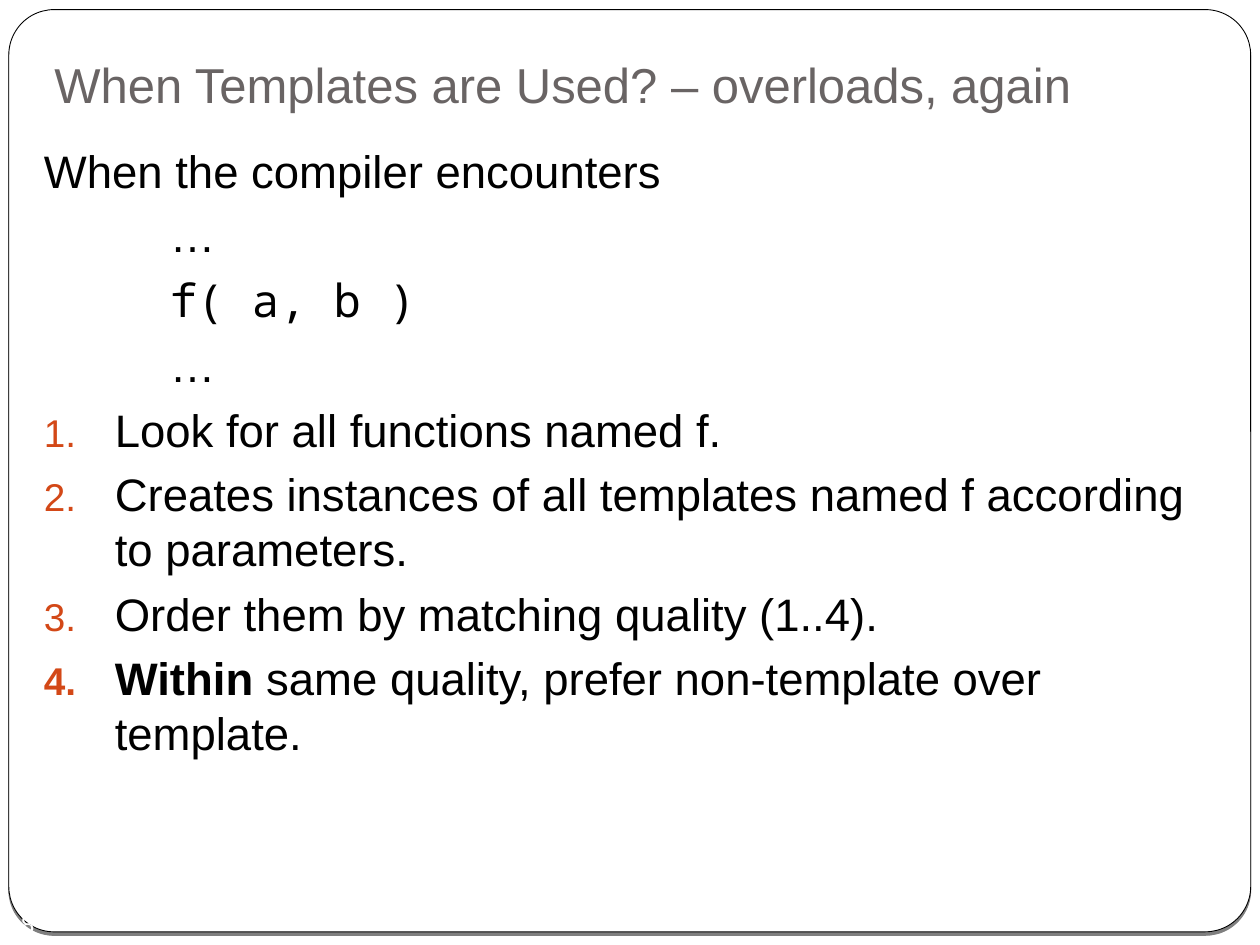
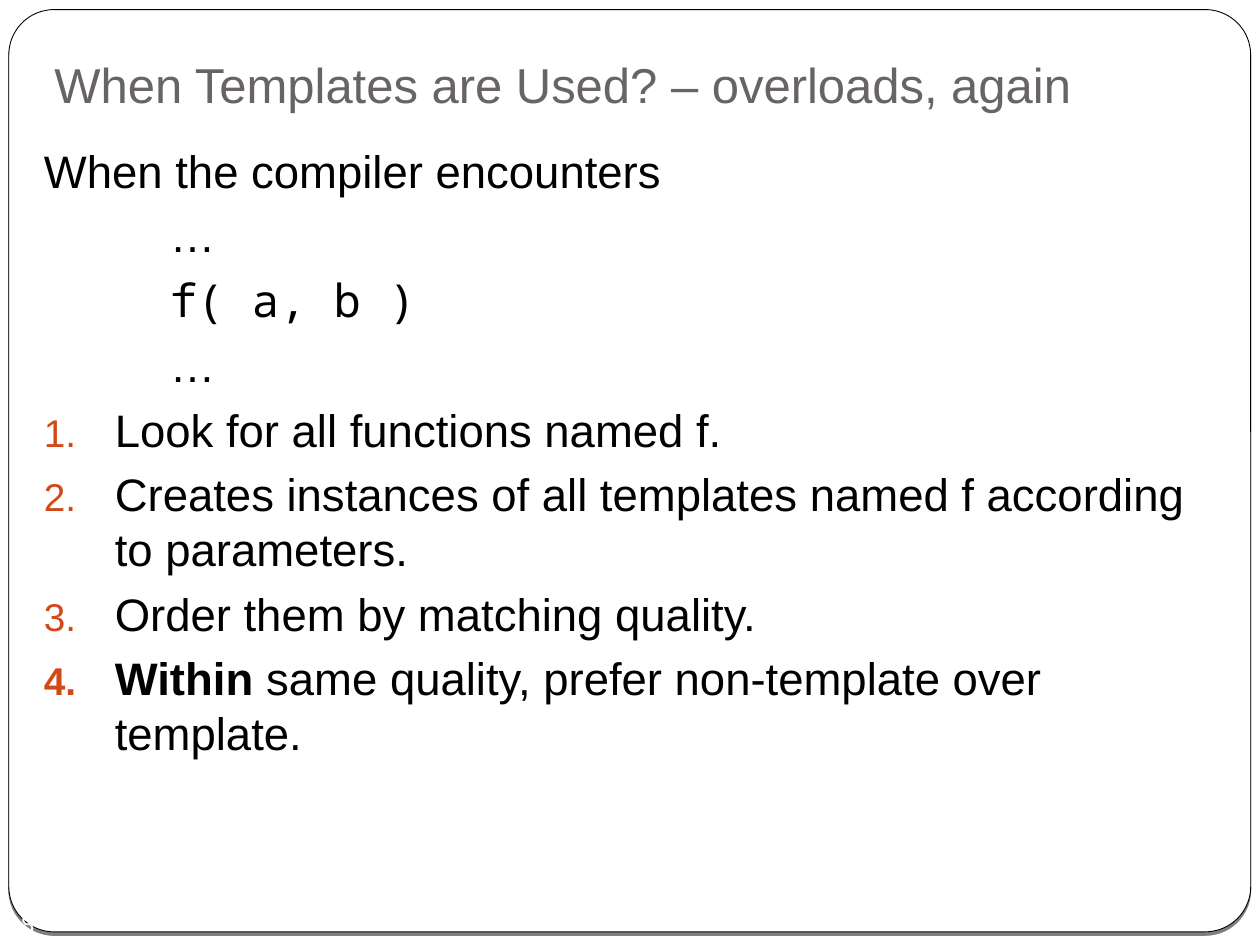
Before and after one commit to cpp-at-ariel/cpp-5781, a slide deck: slide 18 of 08-templates-iterators/slides-1-function-templates.odp. Drawn at 1260x945 pixels with LibreOffice and Linux fonts; fonts in the diff are those of the drawing. Boxes give left, top, right and bottom in pixels: in the first picture for what was removed or moved away, otherwise in the second. Text is boxed around its words. In the diff, an @@ line names an element or a change of style, - is before the commit and + after.

```diff
--- a/08-templates-iterators/slides-1-function-templates.odp
+++ b/08-templates-iterators/slides-1-function-templates.odp
@@ text at [115,598,756,640]: text changed @@
-3. Order them by matching quality (1..4).
+3. Order them by matching quality.
```
Also in this commit, not shown: 5 other slides changed, 2 other files.
